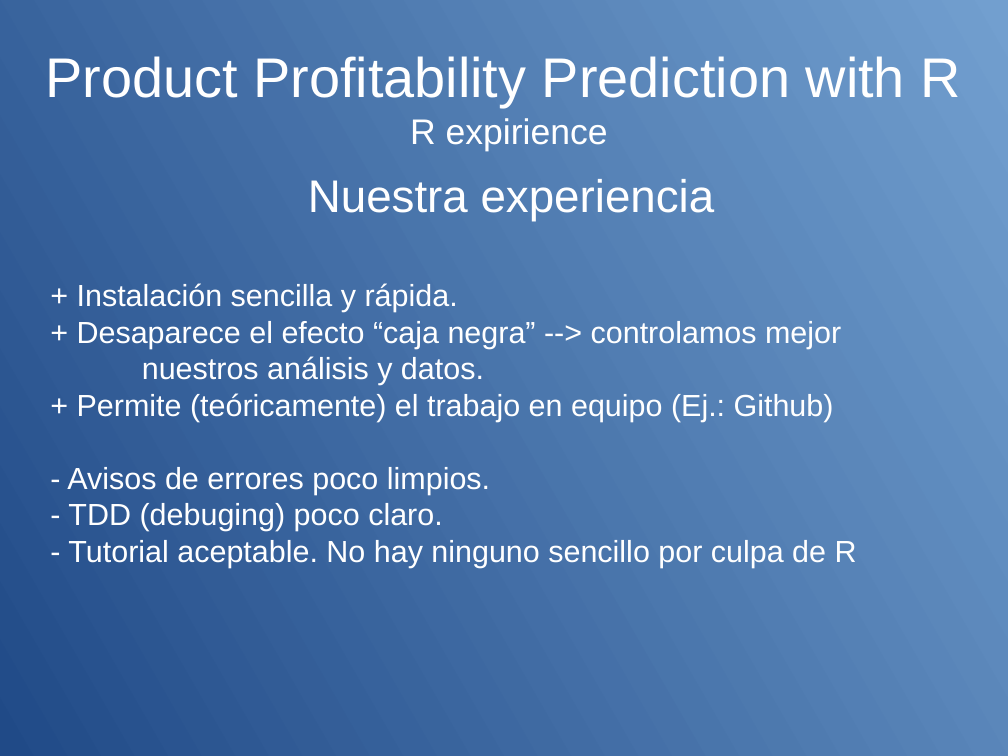
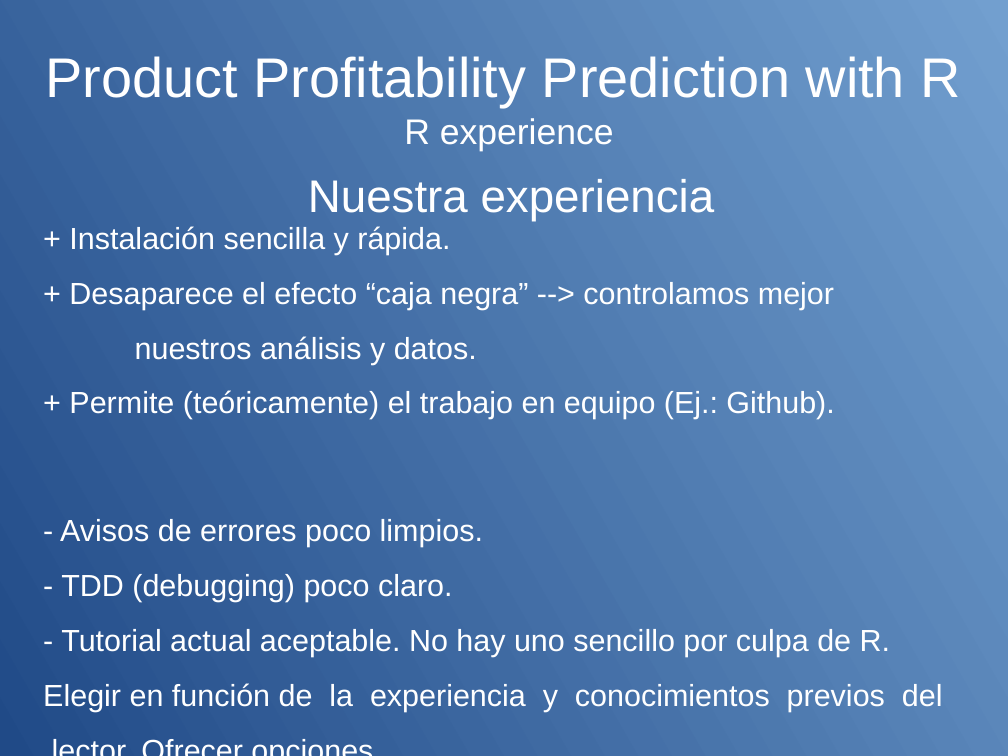
Before and after one commit to meetsCode/Mod2T2Luis, a slide deck: slide 6 of M2Task2present Luis Sanchez V1.odp. Drawn at 1008x756 pixels with LibreOffice and Linux fonts; fonts in the diff are those of the drawing. Boxes give left, top, right and bottom in pixels: in the first picture for what was removed or moved away, otherwise in the second. Text is boxed around its words. In the diff, an @@ line names an element or a change of style, - is before the commit and + after.

Commit message:
Entrega con diapositiva
Esta es la versión mejor de entrega. La diapositiva incluía unas faltas
de ortografía en inglés que han sido corregidas así como algo de
puntuación.

```diff
--- a/M2Task2present Luis Sanchez V1.odp
+++ b/M2Task2present Luis Sanchez V1.odp
@@ title at [45,56,960,151]: text changed @@
-Product Profitability Prediction with R
-R expirience
+Product Profitability Prediction with R
+R experience
@@ subtitle "+ Instalación sencilla y rápida.": place and size @@
-subtitle "+ Instalación sencilla y rápida." at [67,283,857,568]
+subtitle "+ Instalación sencilla y rápida." at [43,226,943,712]
@@ subtitle at [60,226,834,547]: line spacing 1 to 1.5 @@
@@ subtitle at [69,390,834,419]: text changed @@
-+ Permite (teóricamente) el trabajo en equipo (Ej.: Github)
++ Permite (teóricamente) el trabajo en equipo (Ej.: Github).
@@ subtitle at [43,574,943,712]: text changed @@
-- TDD (debuging) poco claro.
-- Tutorial aceptable. No hay ninguno sencillo por culpa de R
+- TDD (debugging) poco claro.
+- Tutorial actual aceptable. No hay uno sencillo por culpa de R. Elegir en función de la experiencia y conocimientos previos del lector. Ofrecer opciones.
```
Also in this commit, not shown: 8 other slides changed, 4 other files.
